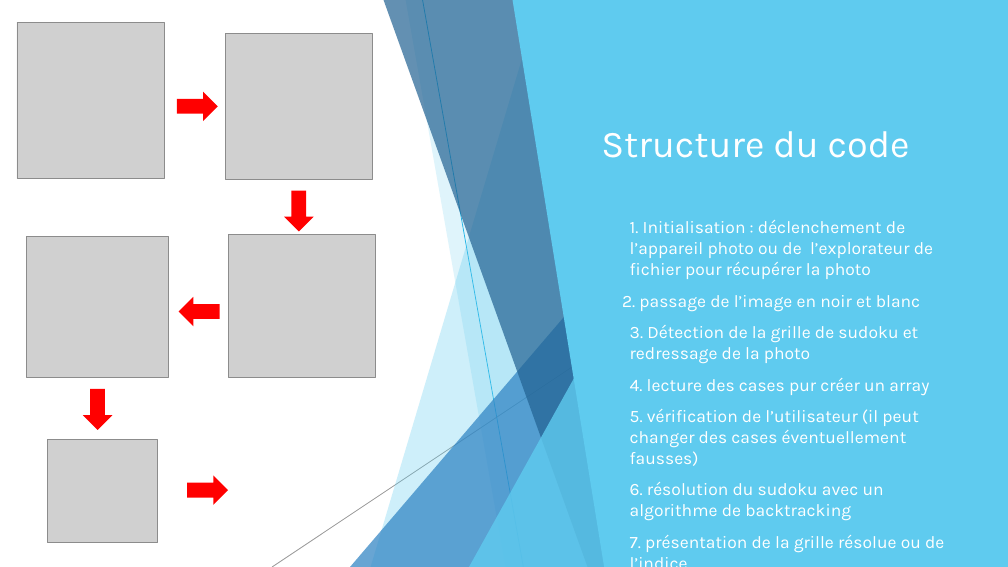
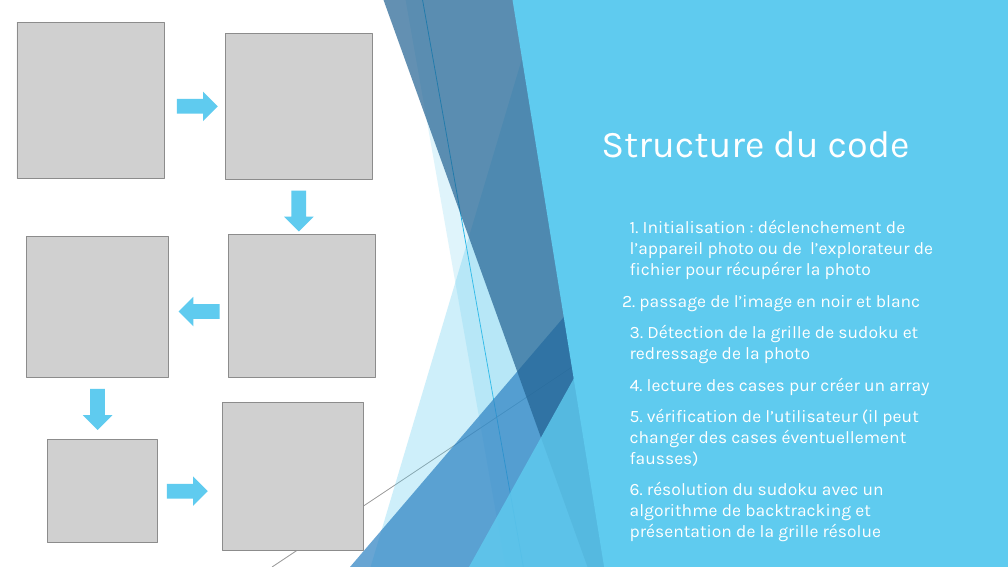
Before and after one commit to chloemuller/sudoku, a slide deck: slide 3 of slide_présentation.pptx (slide 4 before the commit). Drawn at 1008x567 pixels with LibreOffice and Linux fonts; fonts in the diff are those of the drawing; grey boxes stand for pictures. Boxes give left, top, right and bottom in pixels: in the first picture for what was removed or moved away, otherwise in the second. Text is boxed around its words. In the diff, an @@ line names an element or a change of style, - is before the commit and + after.

```diff
--- a/slide_présentation.pptx
+++ b/slide_présentation.pptx
@@ picture added at (x1=222, y1=402, x2=364, y2=551) @@
@@ fill #FF0000 to #5FCBEF in 5 elements at (x1=177, y1=91, x2=218, y2=121), (x1=284, y1=191, x2=313, y2=232), (x1=178, y1=297, x2=219, y2=327), (x1=83, y1=389, x2=112, y2=430), (x1=167, y1=476, x2=208, y2=506) @@
@@ right arrow moved from (x1=187, y1=476, x2=228, y2=505) to (x1=167, y1=476, x2=208, y2=506) @@
@@ text at (x1=630, y1=482, x2=884, y2=541): text changed @@
-▶ 6. résolution du sudoku avec un algorithme de backtracking
-▶ 7. présentation de la grille résolue ou de l’indice
+▶ 6. résolution du sudoku avec un algorithme de backtracking et présentation de la grille résolue
```
Also in this commit, not shown: 1 other slide changed, 6 slides added, 1 slide removed.
